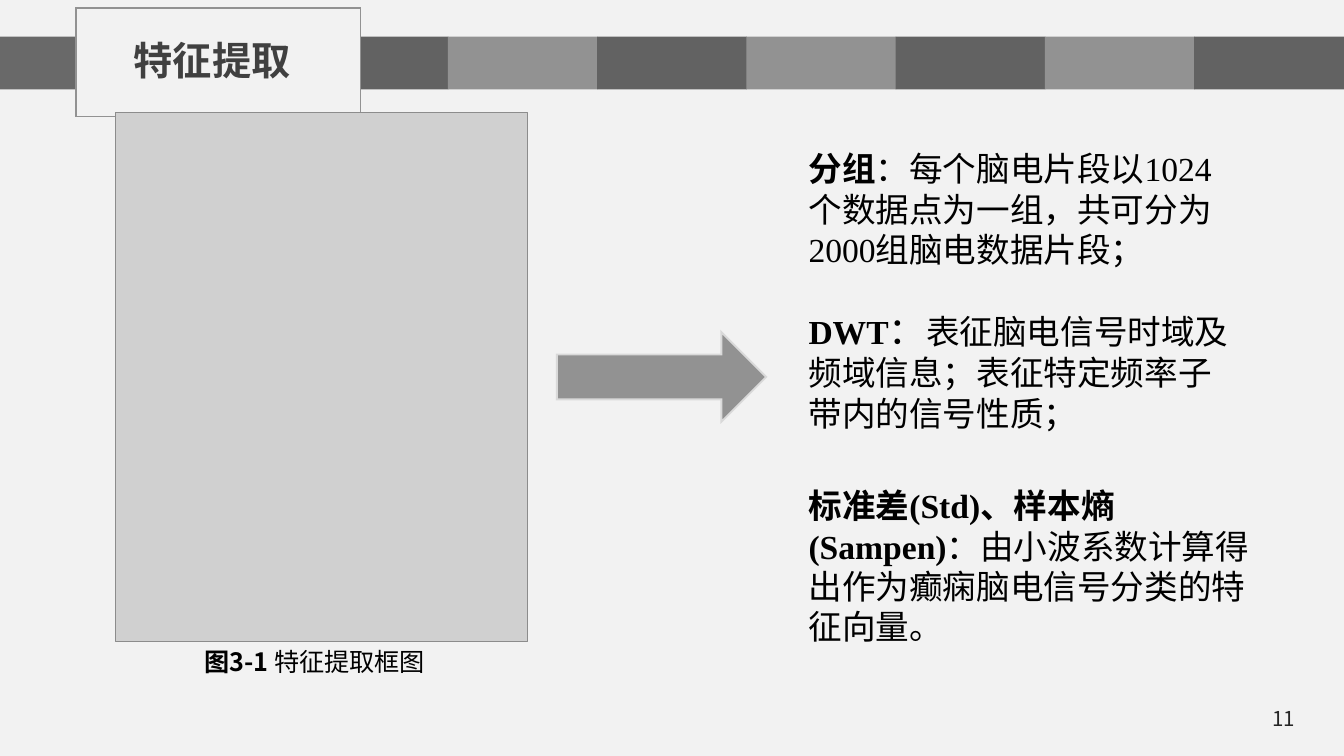
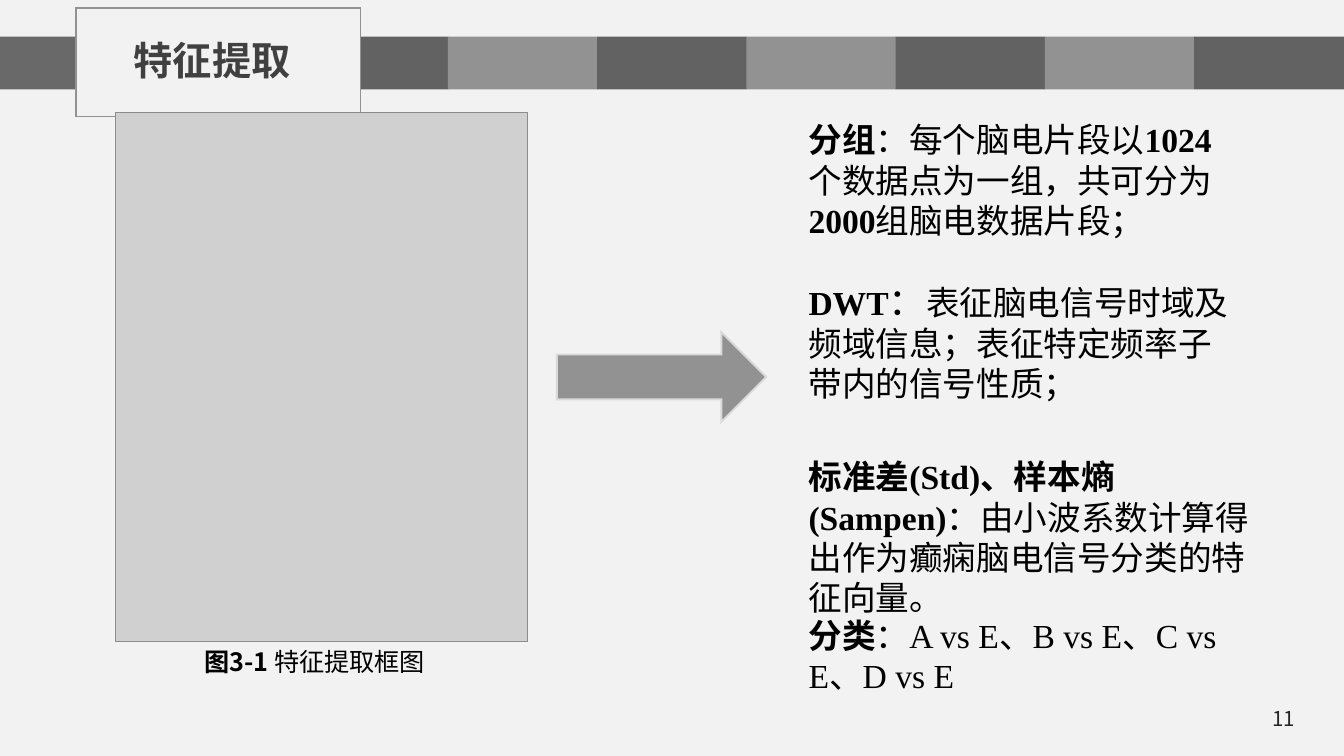
Before and after one commit to chenshuaihua/Graduate, a slide deck: slide 11 of 毕设文件/陈帅华-2016014016-自实1601-中期答辩.pptx. Drawn at 1344x756 pixels with LibreOffice and Linux fonts; fonts in the diff are those of the drawing; grey boxes stand for pictures; background and template pictures are left out. Boxes give left, top, right and bottom in pixels: in the first picture for what was removed or moved away, otherwise in the second. Text is boxed around its words. In the diff, an @@ line names an element or a change of style, - is before the commit and + after.

Commit message:
新增分类结果.xlsx，将所有分类结果移到其中,进一步完善中期答辩ppt

```diff
--- a/毕设文件/陈帅华-2016014016-自实1601-中期答辩.pptx
+++ b/毕设文件/陈帅华-2016014016-自实1601-中期答辩.pptx
@@ 3 texts: place and size @@
-3 texts at [809,152,1250,642]
+3 texts at [809,123,1250,620]
@@ text "分组：每个脑电片段以1024个数据点为一组，共可分为2000组脑电数据片段；" at [809,123,1212,238]: bold on in "分组：每个脑电片段以1024个数据点为一组，共可分为2000组脑电数据片段；" @@
@@ text added at [809,619,1217,690], 18 pt, text #000000 @@
+分类：A vs E、B vs E、C vs E、D vs E
```
Also in this commit, not shown: 4 other slides changed, 4 slides added, 1 slide removed, 24 other files.
